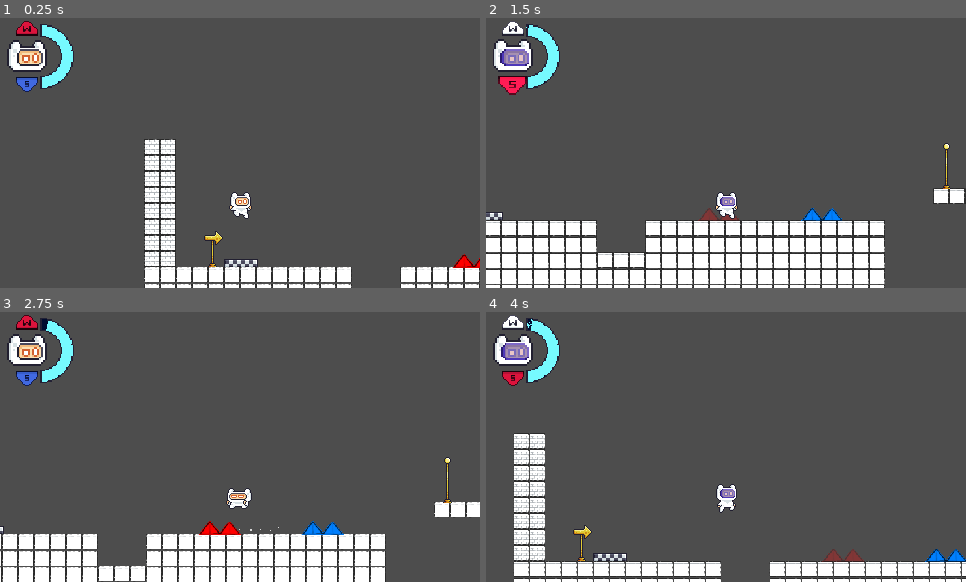
Above: before the commit, frames 1-4 (two rows, left to right).
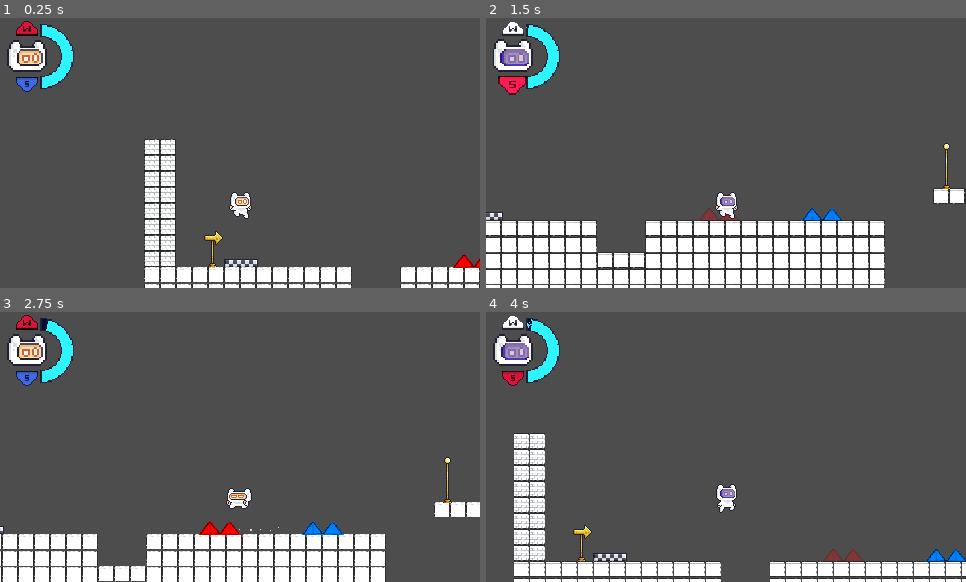
Above: after the commit, the same moments.

Repository: Naathan404/UITxVNG-Group08-NaNaNaNa
Game: Godot game, scene res://dummy_level.tscn
Two runs of this game, one before a commit and one after it. Both use one fixed random seed, a clock stepped at 60 frames per second and the inputs below.
Inputs:
- Up to frame 1 (0.25 s): no input
- Up to frame 2 (1.5 s): hold D (right) from 0.53 s (still down); tap Shift (dash) at 0.6 s; tap Space (jump) at 0.77 s; tap Down (mask_scroll_down) at 1.35 s
- Up to frame 3 (2.75 s): tap Space (jump) at 1.52 s; release D (right) at 2.03 s; hold A (left) from 2.03 s (still down); hold Up (mask_scroll_up) from 2.03 s (still down)
- Up to frame 4 (4 s): release A (left) at 2.78 s; release Up (mask_scroll_up) at 2.78 s; hold D (right) from 2.78 s (still down); tap Shift (dash) at 2.85 s; tap Space (jump) at 3.02, 3.77 s; hold Down (mask_scroll_down) from 3.53 s (still down)

The runs differ from the first frame. In frame 1, 0.7% of the frame differs, in the area x 8-16%, y 2-26%; in frame 2, 0.6%; in frame 3, 0.6%; in frame 4, 0.6%.

Commit message:
refactor: oxygen bar color when it is below the threshold

Diff:
--- a/scripts/ui/game_ui.gd
+++ b/scripts/ui/game_ui.gd
@@ -34,6 +34,8 @@
 func update_ui(current_oxygen: float, max_oxygen: float, mask_type: int, is_oxygen_decreased: bool) -> void:
 	oxygen_bar.max_value = max_oxygen
 	oxygen_bar.value = current_oxygen
+	oxygen_bar.tint_progress = Color(0.181, 0.956, 1.0)
+	oxygen_particle.color = Color(0.181, 0.956, 1.0)
 	if mask_type != 0 or is_oxygen_decreased: # != MaskType.NONE
 		_handle_oxygen_particle(current_oxygen, max_oxygen)
 	else:
@@ -44,6 +46,8 @@
 	### Xử lý thanh oxygen và avatar
 	# nếu oxy tuột dưới 25% thì báo đỏ
 	if current_oxygen < max_oxygen * 0.25:
+		oxygen_bar.tint_progress = Color(1.0, 0.6, 0.6)
+		oxygen_particle.color = Color(1.0, 0.6, 0.6)
 		if(mask_type == 1): # MaskType.RED
 			avatar_react.modulate = Color(2.0, 0.5, 0.5)
 		elif(mask_type == 2): # MaskType.BLUE
